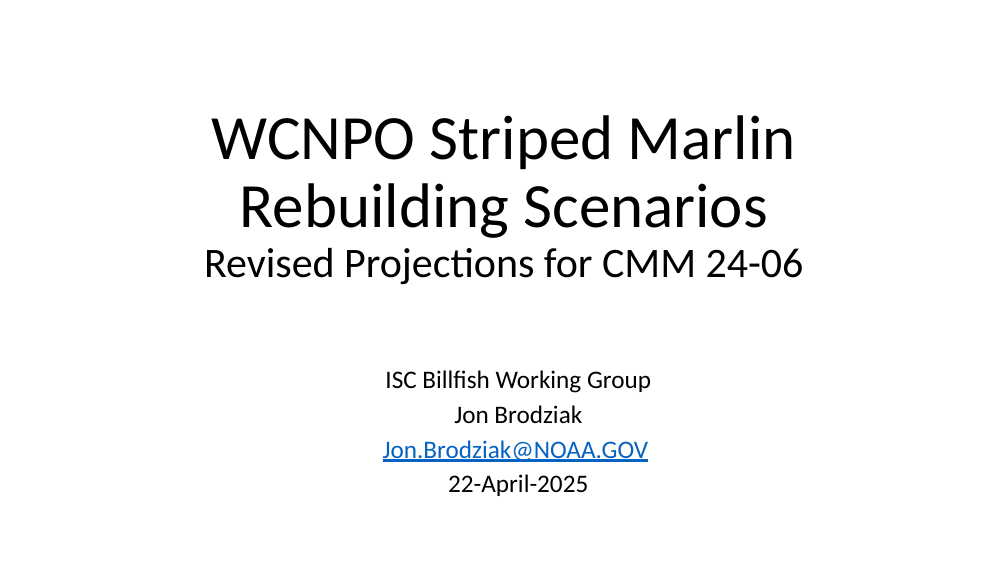
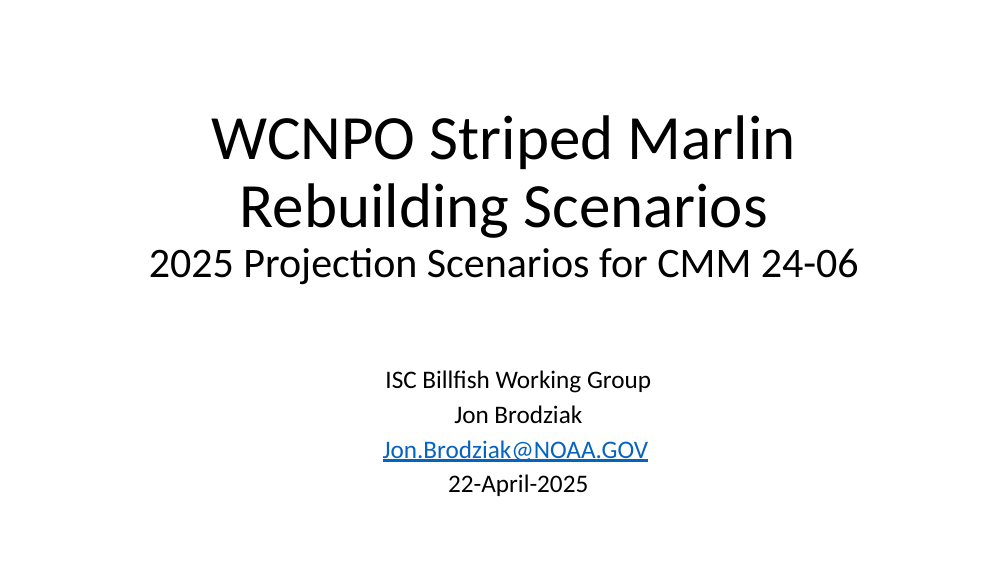
Before and after one commit to PIFSCstockassessments/2024-WCNPO-MLS-Rebuilding, a slide deck: slide 1 of 2025-MLS-projections/2025 MLS results using 2020.pptx. Drawn at 1008x567 pixels with LibreOffice and Linux fonts; fonts in the diff are those of the drawing. Boxes give left, top, right and bottom in pixels: in the first picture for what was removed or moved away, otherwise in the second. Text is boxed around its words. In the diff, an @@ line names an element or a change of style, - is before the commit and + after.

```diff
--- a/2025-MLS-projections/2025 MLS results using 2020.pptx
+++ b/2025-MLS-projections/2025 MLS results using 2020.pptx
@@ title at bbox=[149, 115, 859, 285]: text changed @@
-WCNPO Striped Marlin Rebuilding Scenarios
-Revised Projections for CMM 24-06
+WCNPO Striped Marlin Rebuilding Scenarios
+2025 Projection Scenarios for CMM 24-06
```
Also in this commit, not shown: 1 other slide changed.
